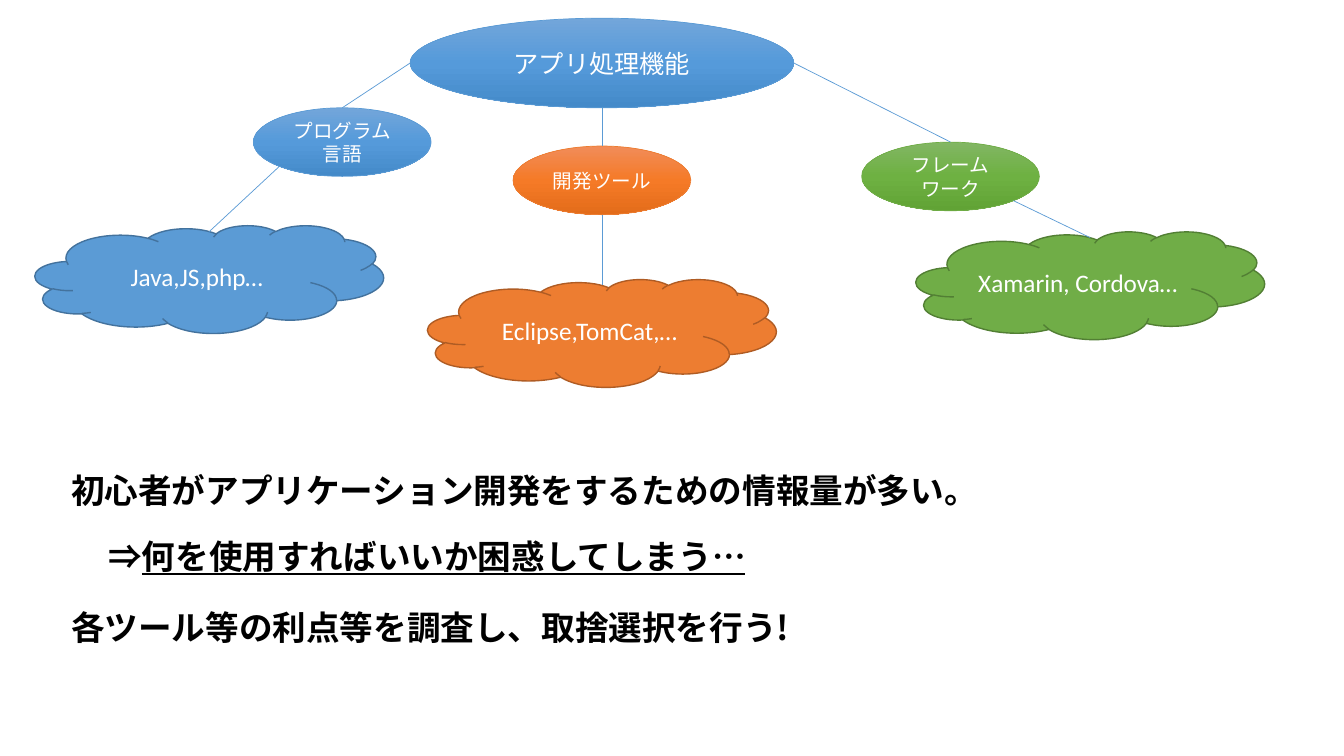
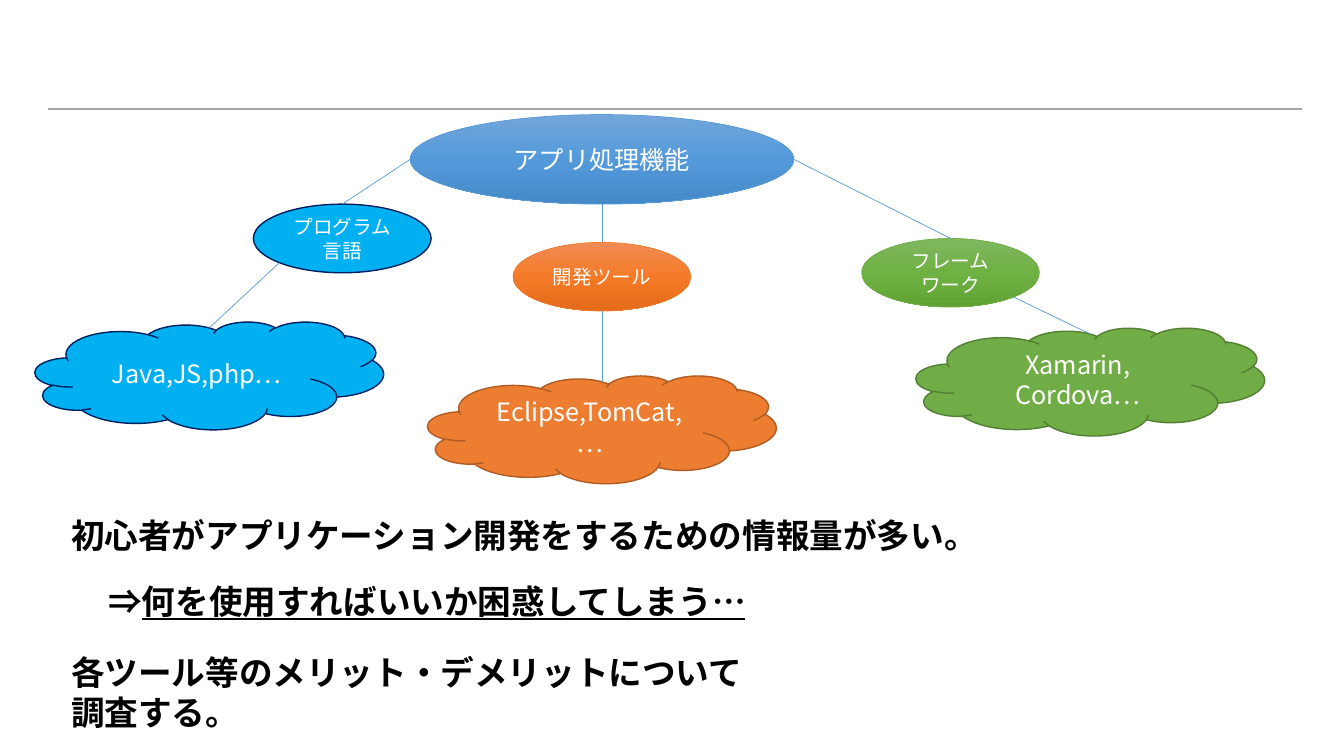
Before and after one commit to konnpeitoon/diary, a slide deck: slide 3 of doc/01_勉強会まとめ資料/01_勉強会まとめ資料/【4月】第一回勉強会/スマホアプリの開発.pptx. Drawn at 1344x756 pixels with LibreOffice and Linux fonts; fonts in the diff are those of the drawing; background and template pictures are left out. Boxes give left, top, right and bottom in pixels: in the first picture for what was removed or moved away, otherwise in the second. Text is boxed around its words. In the diff, an @@ line names an element or a change of style, - is before the commit and + after.

```diff
--- a/doc/01_勉強会まとめ資料/01_勉強会まとめ資料/【4月】第一回勉強会/スマホアプリの開発.pptx
+++ b/doc/01_勉強会まとめ資料/01_勉強会まとめ資料/【4月】第一回勉強会/スマホアプリの開発.pptx
@@ line added from (47, 109) to (1303, 109), #A5A5A5 1.5 pt @@
@@ ellipse "アプリ処理機能" at (x1=410, y1=115, x2=795, y2=205): font Calibri to Noto Sans CJK JP; fill gradient #73A7DB to #559BDB to #458ACA to gradient #71A6DB to #559BDB to #448ACA @@
@@ ellipse "プログラム言語" at (x1=253, y1=205, x2=431, y2=273): font Calibri to Noto Sans CJK JP; fill gradient #73A7DB to #559BDB to #458ACA to #00B0F0; outline #5B9BD5 0.5 pt to #002060 1 pt @@
@@ 6 lines, 4 ellipses, 3 clouds moved together from (x1=35, y1=18, x2=1265, y2=387) to (x1=35, y1=115, x2=1265, y2=484) @@
@@ ellipse "フレームワーク" at (x1=862, y1=239, x2=1040, y2=308): font Calibri to Noto Sans CJK JP; fill gradient #82B664 to #6FB242 to #62A336 to gradient #81B861 to #6FB242 to #62A336 @@
@@ ellipse "開発ツール" at (x1=513, y1=242, x2=691, y2=311): font Calibri to Noto Sans CJK JP; fill gradient #F18D59 to #F67B28 to #E56C19 to gradient #F18C57 to #F67B28 to #E56C19 @@
@@ cloud "Java,JS,php…" at (x1=35, y1=322, x2=384, y2=430): font Calibri to Noto Sans CJK JP; fill #5B9BD5 to #00B0F0; outline #43739E 1 pt to #002060 1 pt @@
@@ cloud "Xamarin, Cordova…" at (x1=917, y1=328, x2=1265, y2=436): font Calibri to Noto Sans CJK JP @@
@@ cloud "Eclipse,TomCat,…" at (x1=427, y1=376, x2=776, y2=484): font Calibri to Noto Sans CJK JP @@
@@ text "初心者がアプリケーション開発をするための情報量が多い。" moved from (x1=71, y1=474, x2=978, y2=506) to (x1=71, y1=519, x2=978, y2=551) @@
@@ text "⇒何を使用すればいいか困惑してしまう…" moved from (x1=108, y1=540, x2=745, y2=575) to (x1=108, y1=585, x2=745, y2=620) @@
@@ text at (x1=71, y1=656, x2=742, y2=728): text changed @@
-各ツール等の利点等を調査し、取捨選択を行う!
+各ツール等のメリット・デメリットについて調査する。
```
Also in this commit, not shown: 6 other slides changed, 2 slides added, 4 slides removed, 1 other file.
